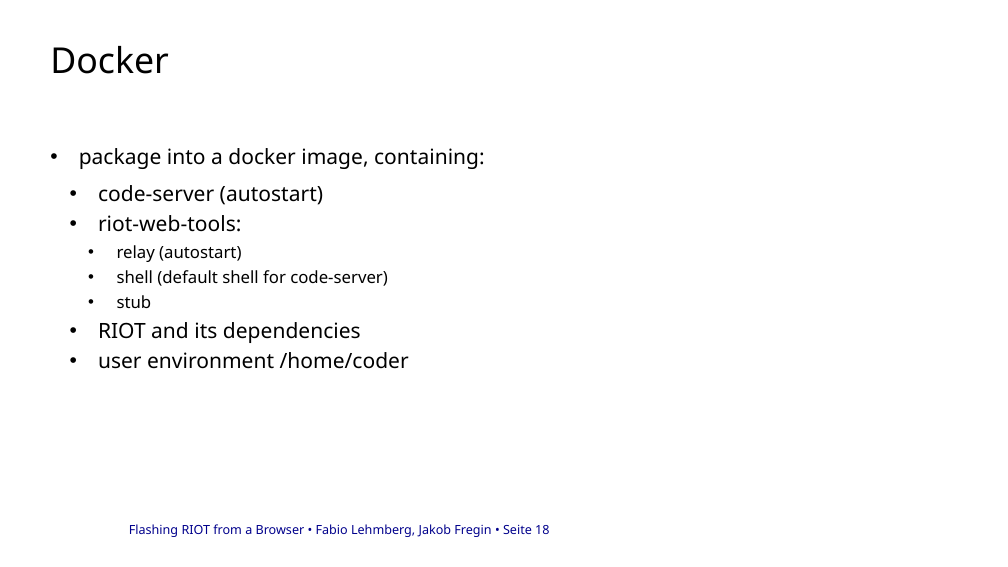
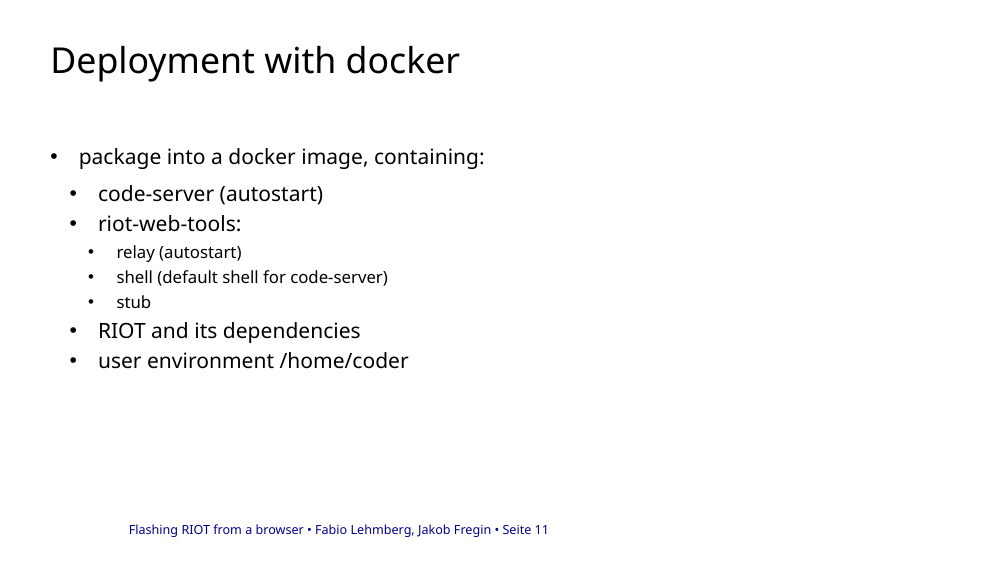
Before and after one commit to cheater78/RIOT-WebEditor, a slide deck: slide 11 of docs/project-log/RIoTPresentation.pptx (slide 18 before the commit). Drawn at 1008x567 pixels with LibreOffice and Linux fonts; fonts in the diff are those of the drawing; background and template pictures are left out. Boxes give left, top, right and bottom in pixels: in the first picture for what was removed or moved away, otherwise in the second. Text is boxed around its words. In the diff, an @@ line names an element or a change of style, - is before the commit and + after.

```diff
--- a/docs/project-log/RIoTPresentation.pptx
+++ b/docs/project-log/RIoTPresentation.pptx
@@ title at box(50, 46, 460, 82): text changed @@
-Docker
+Deployment with docker
@@ text at box(129, 524, 549, 537): text changed @@
-Flashing RIOT from a Browser • Fabio Lehmberg, Jakob Fregin • Seite 18
+Flashing RIOT from a browser • Fabio Lehmberg, Jakob Fregin • Seite 11
```
Also in this commit, not shown: 7 other slides changed, 1 slide added, 9 slides removed, 1 other file.
